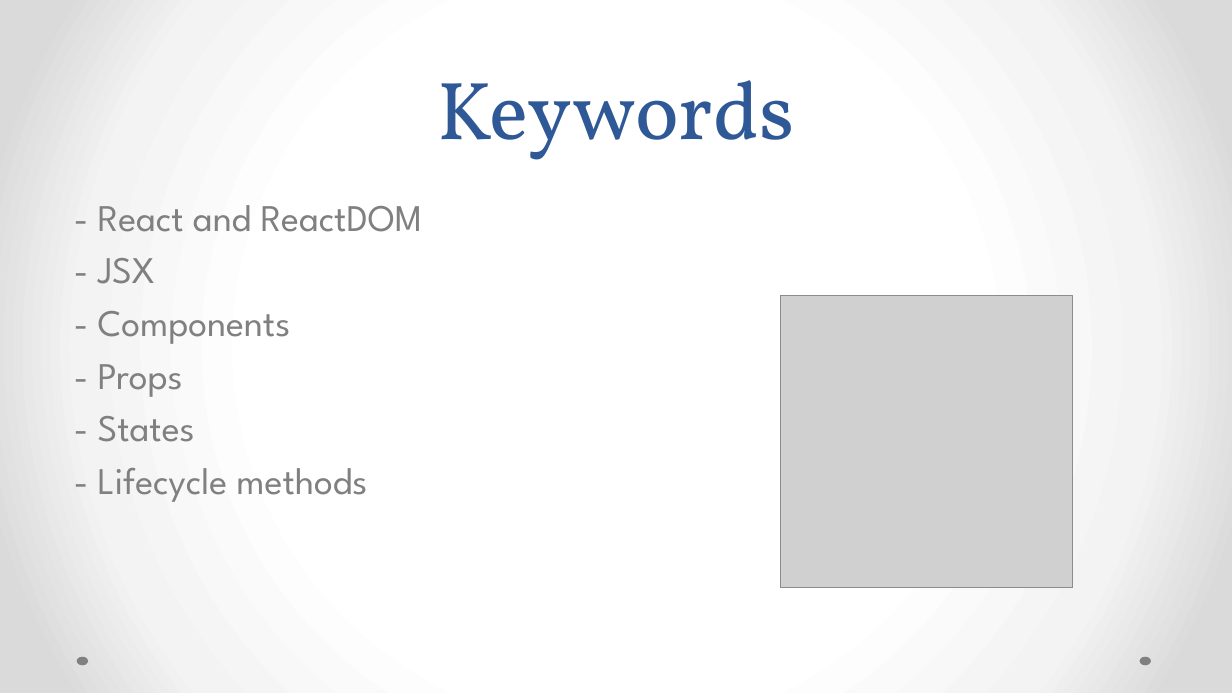
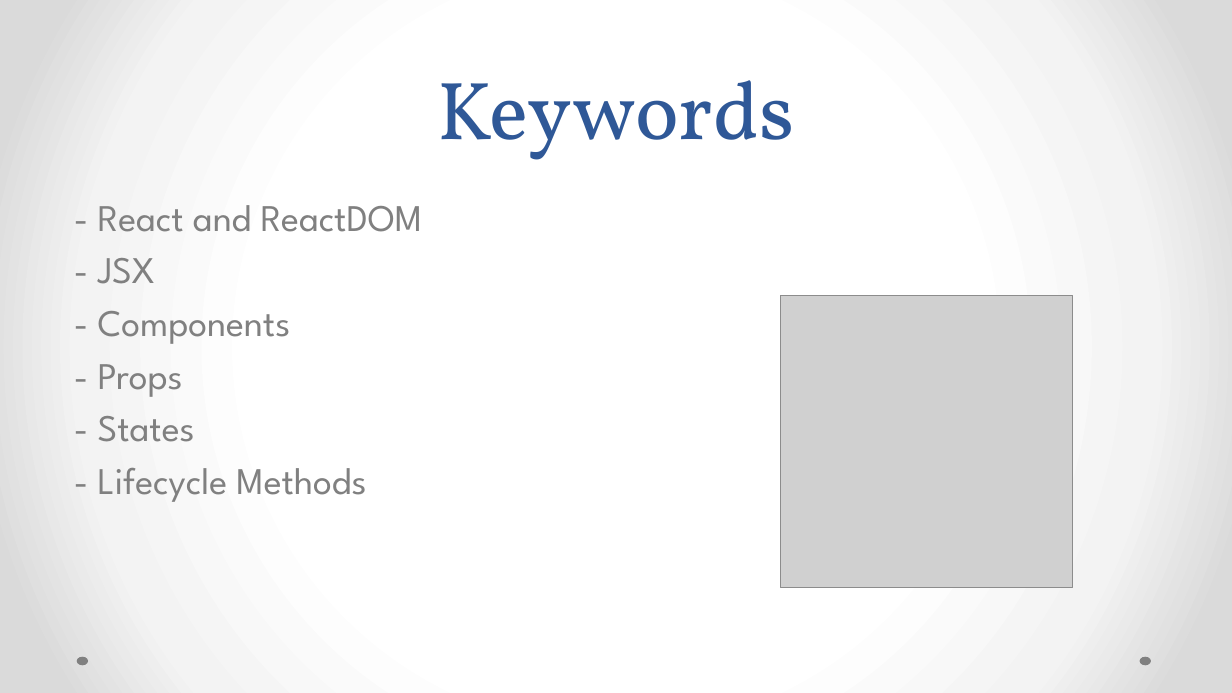
Before and after one commit to MirzaLeka/ReactLab, a slide deck: slide 5 of React js AP LAB.pptx. Drawn at 1232x693 pixels with LibreOffice and Linux fonts; fonts in the diff are those of the drawing; grey boxes stand for pictures. Boxes give left, top, right and bottom in pixels: in the first picture for what was removed or moved away, otherwise in the second. Text is boxed around its words. In the diff, an @@ line names an element or a change of style, - is before the commit and + after.

```diff
--- a/React js AP LAB.pptx
+++ b/React js AP LAB.pptx
@@ text at box(98, 468, 366, 502): text changed @@
-- Lifecycle methods
+- Lifecycle Methods
```
Also in this commit, not shown: 16 other slides changed, 2 other files.
